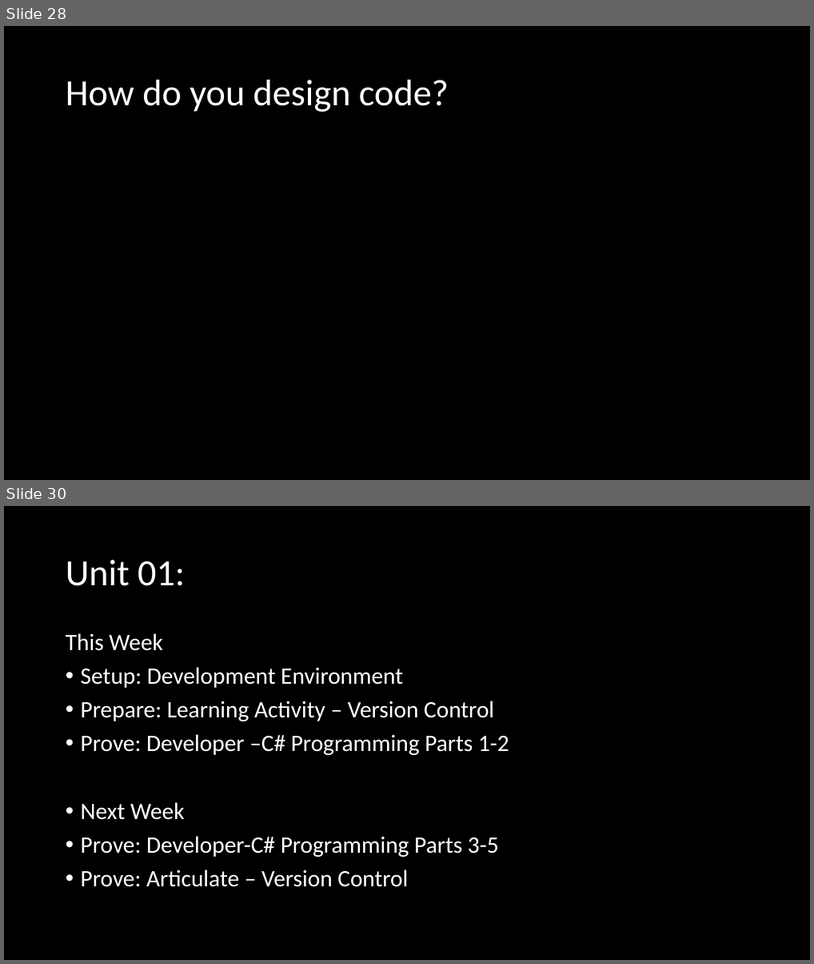
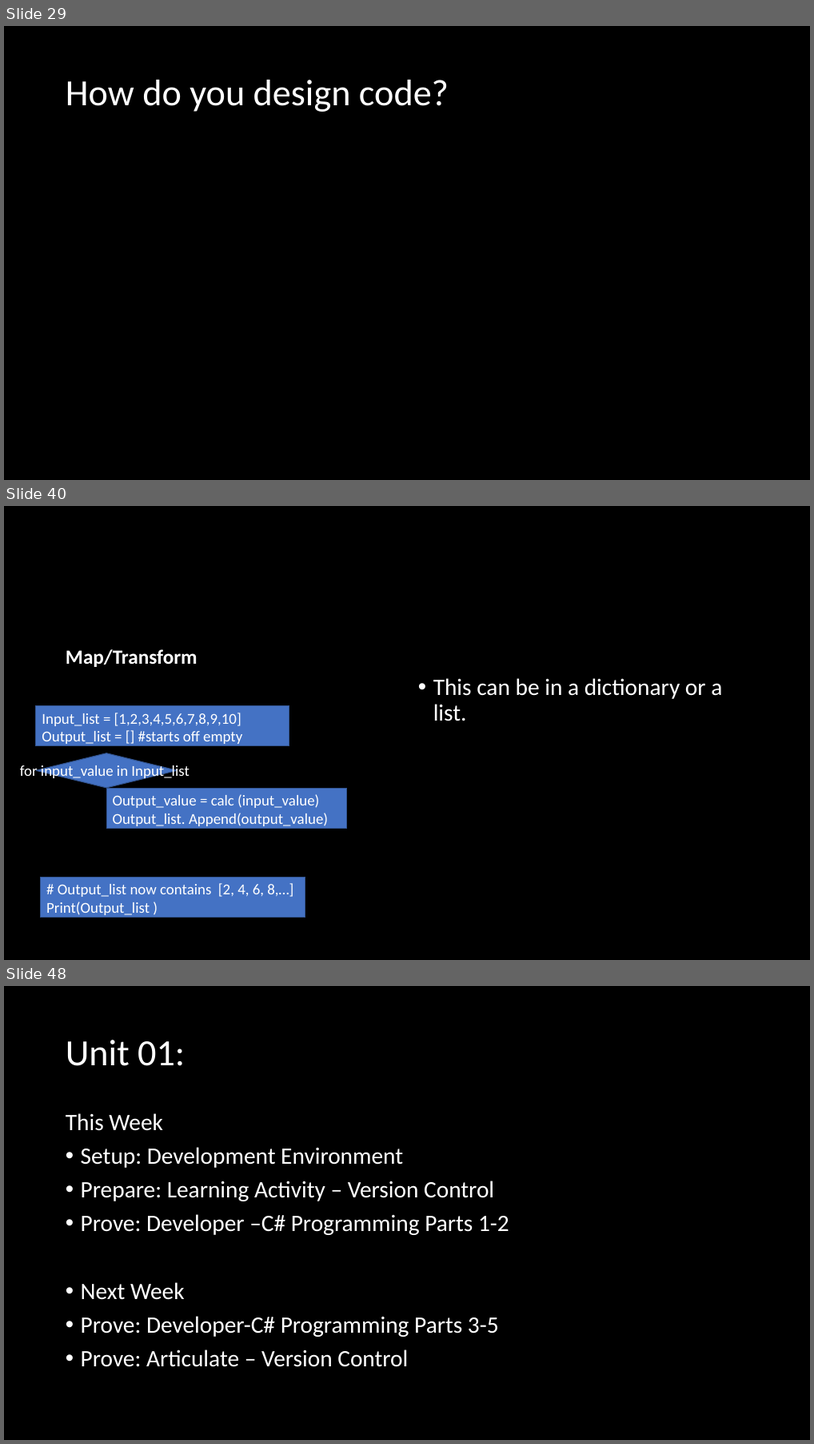
Before and after one commit to BroClements/CSE210ProgwClasses, a slide deck: CSE210Wk01ProgrammingTools.pptx. Shown one above the other, each under a label of ours: slides 28 and 30 before the commit, slides 29, 40 and 48 after it; the slides between them are not shown. The pictures are 814x964 and 814x1444 pixels, drawn with LibreOffice and Linux fonts; fonts in the diff are those of the drawing. Boxes give left, top, right and bottom in pixels: in the first picture for what was removed or moved away, otherwise in the second. Text is boxed around its words. In the diff, an @@ line names an element or a change of style, - is before the commit and + after.

```diff
--- a/CSE210Wk01ProgrammingTools.pptx
+++ b/CSE210Wk01ProgrammingTools.pptx
@@ slide 40 added at <box>4,506,810,960</box>, background #000000 @@
@@ text added at <box>66,649,198,667</box>, 24 pt, text #FFFFFF, bold @@
+Map/Transform
@@ text added at <box>434,678,722,721</box>, 28 pt, text #FFFFFF @@
+• This can be in a dictionary or a list.
@@ rectangle added at <box>36,706,289,746</box>, fill #4472C4, outline #325491 1 pt, 18 pt, text #FFFFFF @@
+Input_list = [1,2,3,4,5,6,7,8,9,10]
+Output_list = [] #starts off empty
@@ diamond added at <box>36,753,177,788</box>, fill #4472C4, outline #325491 1 pt, 18 pt, text #FFFFFF @@
+for input_value in Input_list
@@ rectangle added at <box>107,788,347,828</box>, fill #4472C4, outline #325491 1 pt, 18 pt, text #FFFFFF @@
+Output_value = calc (input_value)
+Output_list. Append(output_value)
@@ rectangle added at <box>41,877,306,917</box>, fill #4472C4, outline #325491 1 pt, 18 pt, text #FFFFFF @@
+# Output_list now contains [2, 4, 6, 8,…]
+Print(Output_list )
@@ what was slide 28 is now slide 29 @@
@@ what was slide 30 is now slide 48 @@
```
Also in this commit, not shown: 1 slide changed, 23 other slides added.
